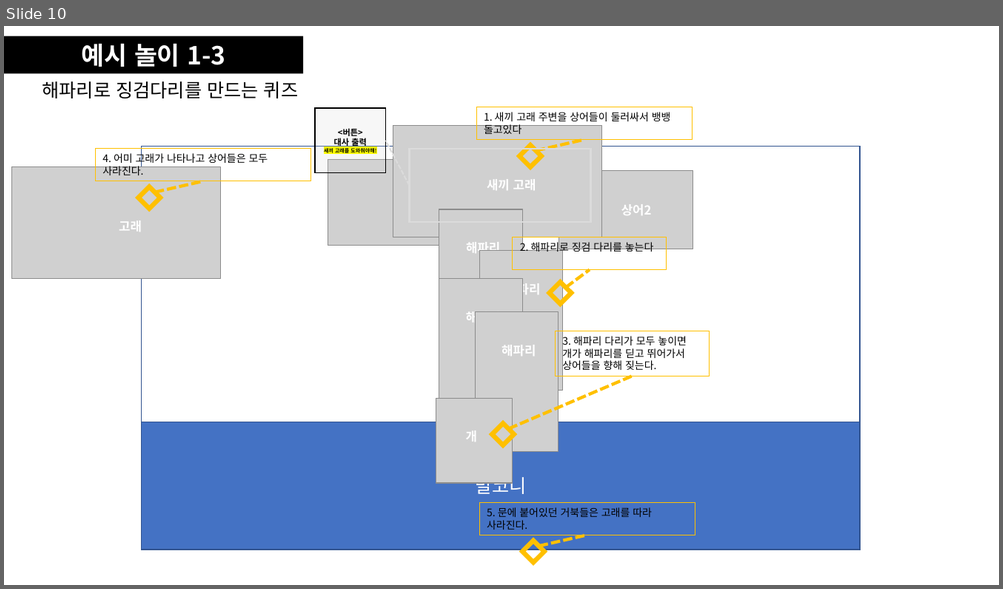
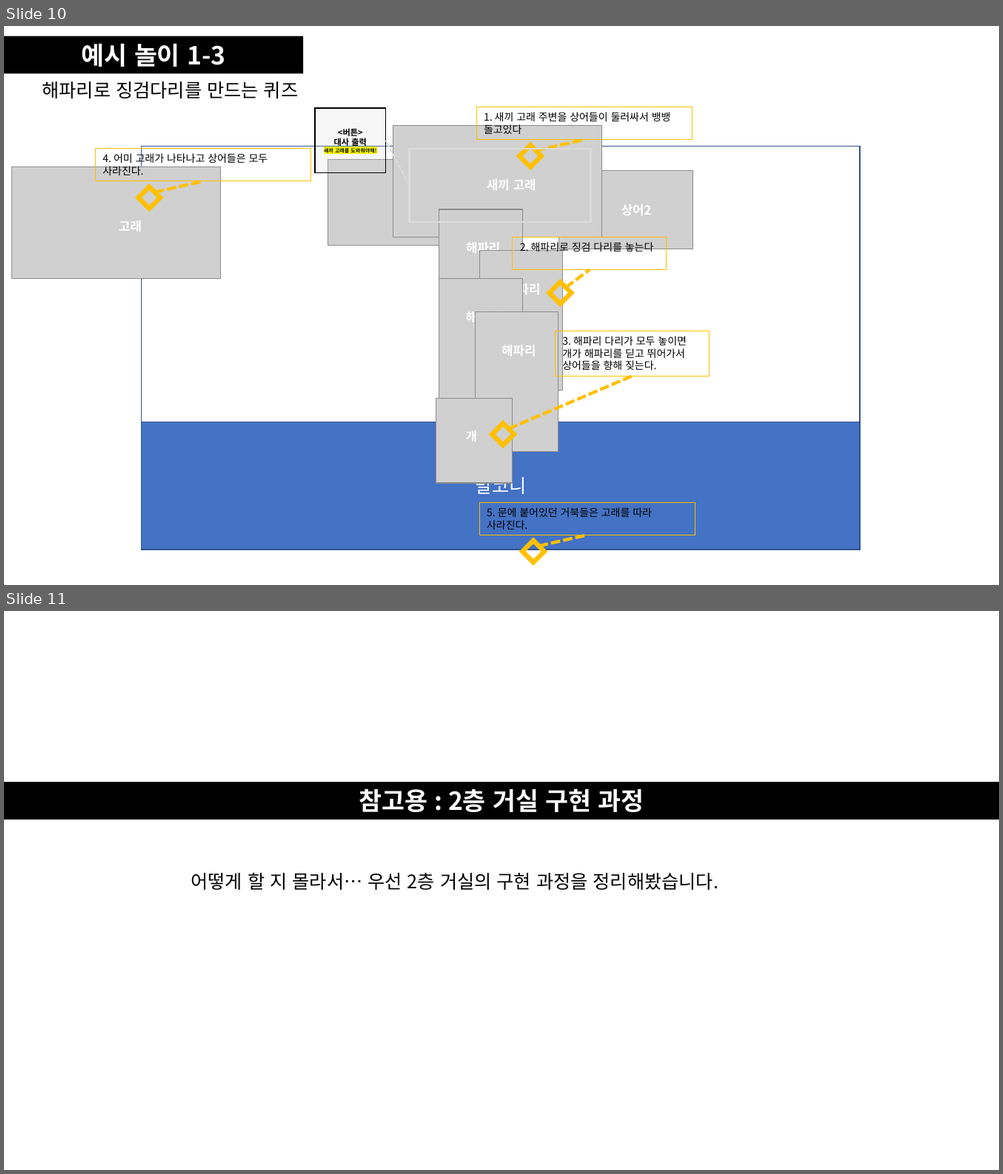
Before and after one commit to khc1201/RoomEscape, a slide deck: Dream/Build/씬 기획.pptx. Shown one above the other, each under a label of ours: slide 10 before the commit, slides 10 and 11 after it. The pictures are 1003x589 and 1003x1174 pixels, drawn with LibreOffice and Linux fonts; fonts in the diff are those of the drawing; grey boxes stand for pictures. Boxes give left, top, right and bottom in pixels: in the first picture for what was removed or moved away, otherwise in the second. Text is boxed around its words. In the diff, an @@ line names an element or a change of style, - is before the commit and + after.

Commit message:
거실 테스트 카메라 추가하여 빌드
+ 목적
 - 2F 거실 테스트 카메라 추가

+ 연관 work :

+ 상세
 - 테스트 카메라 추가

```diff
--- a/Dream/Build/씬 기획.pptx
+++ b/Dream/Build/씬 기획.pptx
@@ slide 11 added at (x1=4, y1=611, x2=999, y2=1170), background #FFFFFF @@
@@ rectangle added at (x1=4, y1=782, x2=999, y2=819), fill #000000, 24 pt, text #FFFFFF, bold @@
+참고용 : 2층 거실 구현 과정
@@ text added at (x1=191, y1=873, x2=718, y2=890), 18 pt, text #000000 @@
+어떻게 할 지 몰라서… 우선 2층 거실의 구현 과정을 정리해봤습니다.
```
Also in this commit, not shown: 3 other slides added, 2 other files.
